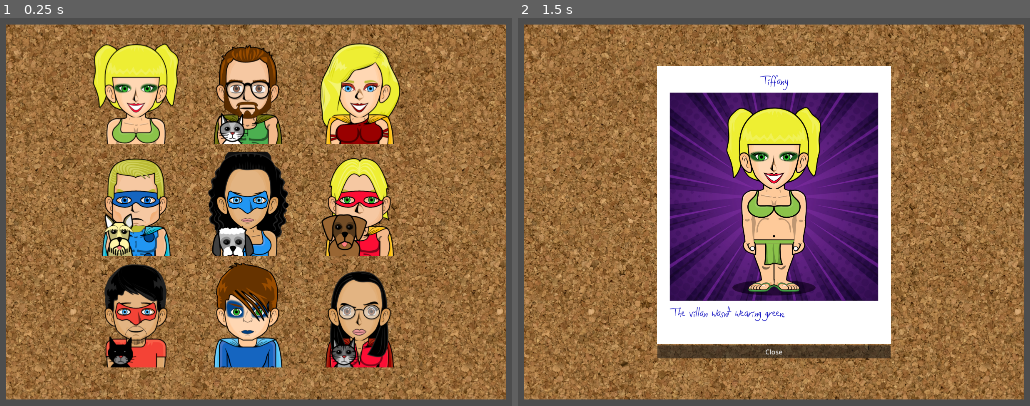
Above: before the commit, frames 1-2 (left to right).
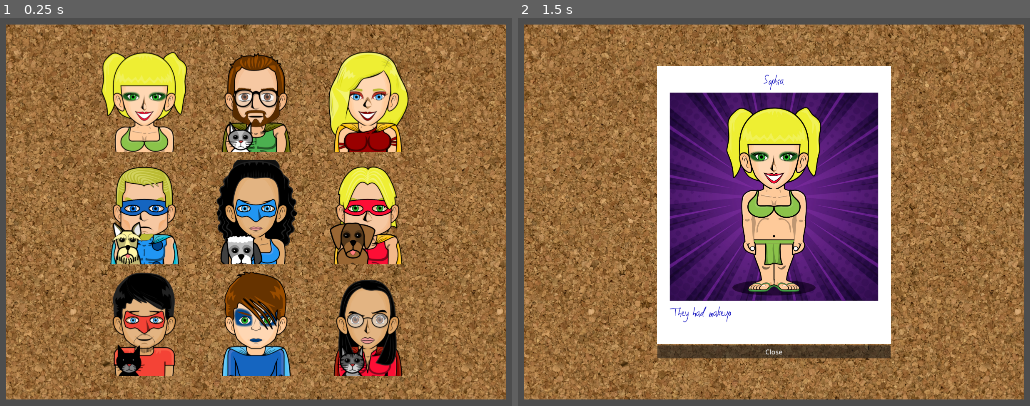
Above: after the commit, the same moments.

Repository: grapejamgames/a_hero_stole_my_wallet
Game: Godot game, scene res://main.tscn
Two runs of this game, one before a commit and one after it. Both use one fixed random seed, a clock stepped at 60 frames per second and the inputs below.
Inputs (mouse positions are in pixels of both pictures, inside the frame that each line leads up to):
- Up to frame 1 (0.25 s): no input
- Up to frame 2 (1.5 s): tap Enter at 0.5 s; move the mouse to (656, 91) at 0.52 s; click (656, 91) at 0.67 s; tap Space at 1.25 s; move the mouse to (615, 235) at 1.27 s; click (615, 235) at 1.42 s

The runs differ from the first frame. In frame 1, 27% of the frame differs, in the area x 18-80%, y 6-93%; in frame 2, 0.3%.
Error before the commit: Invalid access to property or key 'selected_heroes' on a base object of type 'null instance'. (res://script_main.gd:3)

Commit message:
statements and names connected to frames

Diff:
--- a/a_hero_stole_my_wallet/UI/Scripts/hero_description.gd
+++ b/a_hero_stole_my_wallet/UI/Scripts/hero_description.gd
@@ -2,28 +2,17 @@
 @export var hero_description: HeroDescription
 
 @onready var texture_rect: TextureRect = $TextureRect
-var costume_color : String
-var statement : String
 
-var costume_color_names :={
-	HeroDescription.costume_colors.blue: "blue",
-	HeroDescription.costume_colors.green: "green",
-	HeroDescription.costume_colors.red: "red"
-}
+var statement : String = "I don't know anything"
+var hero : Node
 
 signal hide_grid
 signal examine_polaroid(name: String, picture: Texture, statement: String)
 
+
 # Called when the node enters the scene tree for the first time.
 func _ready() -> void:
-	texture_rect.texture = hero_description.headshot
-	get_costume_color()
-	statement = "The villan wasn't wearing " + costume_color + "."
-
-
-# Called every frame. 'delta' is the elapsed time since the previous frame.
-func _process(_delta: float) -> void:
-	pass
+	get_node("/root/Main").game_ready.connect(_on_game_ready)
 
 
 func _on_gui_input(event: InputEvent) -> void:
@@ -35,10 +24,26 @@
 			examine_polaroid.emit(hero_description.name, hero_description.picture, statement)
 			emit_signal("hide_grid")
 
-func get_costume_color():
-	if hero_description.costume_color == hero_description.costume_colors.red:
-		costume_color = "red"
-	elif hero_description.costume_color == hero_description.costume_colors.blue:
-		costume_color = "blue"
+
+func assign_random_hero() -> void:
+	hero = get_tree().get_nodes_in_group("unassigned_heroes").pick_random()
+	if not hero:
+		print(hero_description.name, " couldn't assign hero node")
 	else:
-		costume_color = "green"
+		print(hero_description.name, " assigned ", hero.name)
+
+
+func set_resource() -> void:
+	if hero.get_resource():
+		hero_description = hero.get_resource()
+	else:
+		print(hero.name, " is missing their resource file")
+
+
+func _on_game_ready() -> void:
+	assign_random_hero()
+	if hero:
+		statement = hero.my_statement
+		set_resource()
+		hero_description.name = hero.name  # Use node name
+		texture_rect.texture = hero_description.headshot
--- a/a_hero_stole_my_wallet/game_round/components/script_hero.gd
+++ b/a_hero_stole_my_wallet/game_round/components/script_hero.gd
@@ -4,6 +4,7 @@
 extends Node
 
 @export var _description : Dictionary[String, Array]
+@export var _resource : HeroDescription
 
 var my_statement : String
 var all_attributes : Dictionary[String, Node]  # All attributes
@@ -119,5 +120,5 @@
 		statement = all_attributes[noun].get_random_statement(adjective, fact)
 	return statement
 
-
-# TODO : Attribute validator
+func get_resource() -> HeroDescription:
+	return _resource
--- a/a_hero_stole_my_wallet/main.tscn
+++ b/a_hero_stole_my_wallet/main.tscn
@@ -10,7 +10,5 @@
 [node name="UI" type="Node" parent="."]
 
 [node name="GamePlay" parent="UI" instance=ExtResource("1_0xm2m")]
-offset_right = -40.0
-offset_bottom = -40.0
 
 [node name="GameRound" parent="." instance=ExtResource("2_h2yge")]
--- a/a_hero_stole_my_wallet/script_main.gd
+++ b/a_hero_stole_my_wallet/script_main.gd
@@ -1,17 +1,18 @@
 extends Node
 
-var selected_heroes : Array[Node] = $GameRound.selected_heroes
-var not_guilty_heroes : Array[Node] = $GameRound.not_guilty_heroes
-var guilty_hero : Array[Node] = $GameRound.guilty_hero
+@onready var selected_heroes : Array[Node] = $GameRound.selected_heroes
+@onready var not_guilty_heroes : Array[Node] = $GameRound.not_guilty_heroes
+@onready var guilty_hero : Node = $GameRound.guilty_hero
+
+signal game_ready
+
 
 # Called when the node enters the scene tree for the first time.
 func _ready() -> void:
 	group_the_hero_nodes()
+	print(selected_heroes)
+	game_ready.emit()
 
-
-# Called every frame. 'delta' is the elapsed time since the previous frame.
-func _process(delta: float) -> void:
-	pass
 
 func group_the_hero_nodes() -> void:
 	var persist = true
